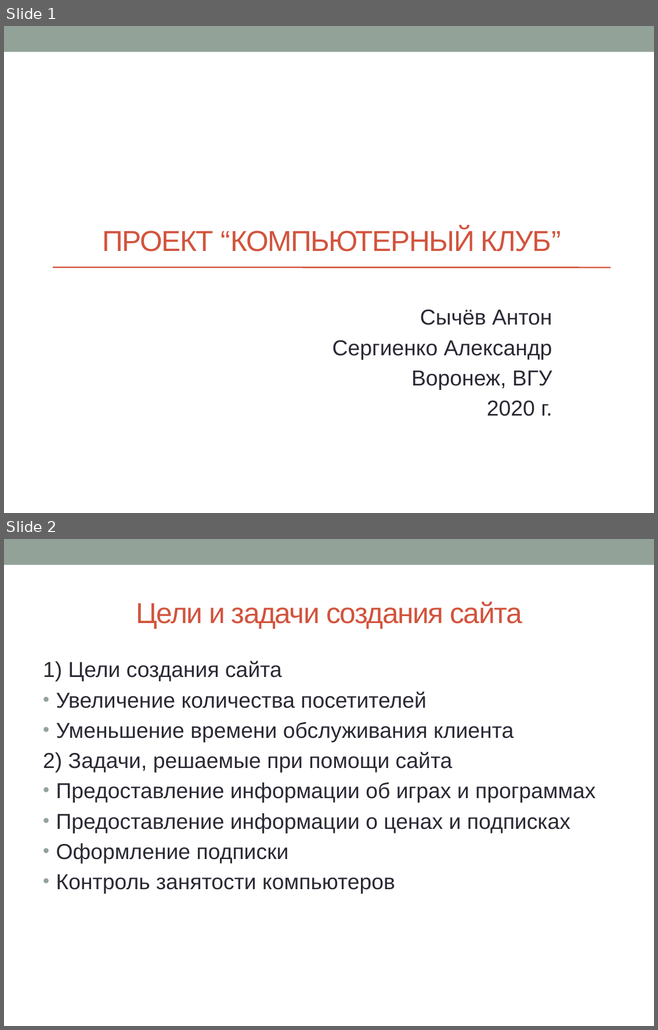
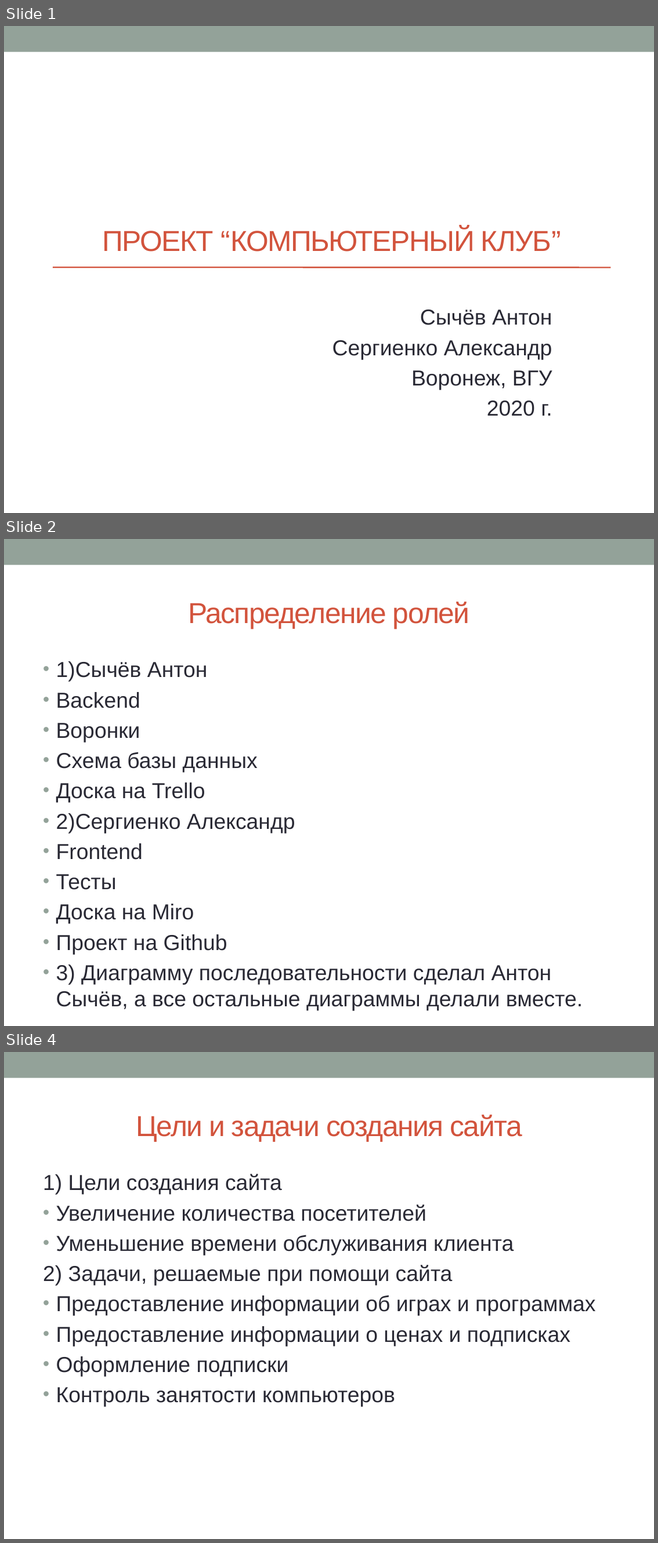
Before and after one commit to sergienkoaleksandr/-, a slide deck: Документы/Презентация.pptx. Shown one above the other, each under a label of ours: slides 1 and 2 before the commit, slides 1, 2 and 4 after it; the slides between them are not shown. The pictures are 658x1030 and 658x1543 pixels, drawn with LibreOffice and Linux fonts; fonts in the diff are those of the drawing. Boxes give left, top, right and bottom in pixels: in the first picture for what was removed or moved away, otherwise in the second. Text is boxed around its words. In the diff, an @@ line names an element or a change of style, - is before the commit and + after.

```diff
--- a/Документы/Презентация.pptx
+++ b/Документы/Презентация.pptx
@@ slide 2 added at [4,539,654,1026], background #FFFFFF; not listed: 1 template element that a slide beside it also shows @@
@@ title added at [188,602,470,629], 32 pt, text #D2533C @@
+Распределение ролей
@@ text added at [56,661,582,1009], 24 pt, text #292934 @@
+• 1)Сычёв Антон
+• Backend
+• Воронки
+• Схема базы данных
+• Доска на Trello
+• 2)Сергиенко Александр
+• Frontend
+• Тесты
+• Доска на Miro
+• Проект на Github
+• 3) Диаграмму последовательности сделал Антон Сычёв, а все остальные диаграммы делали вместе.
@@ what was slide 2 is now slide 4 @@
```
Also in this commit, not shown: 7 other slides added, 4 slides removed.
